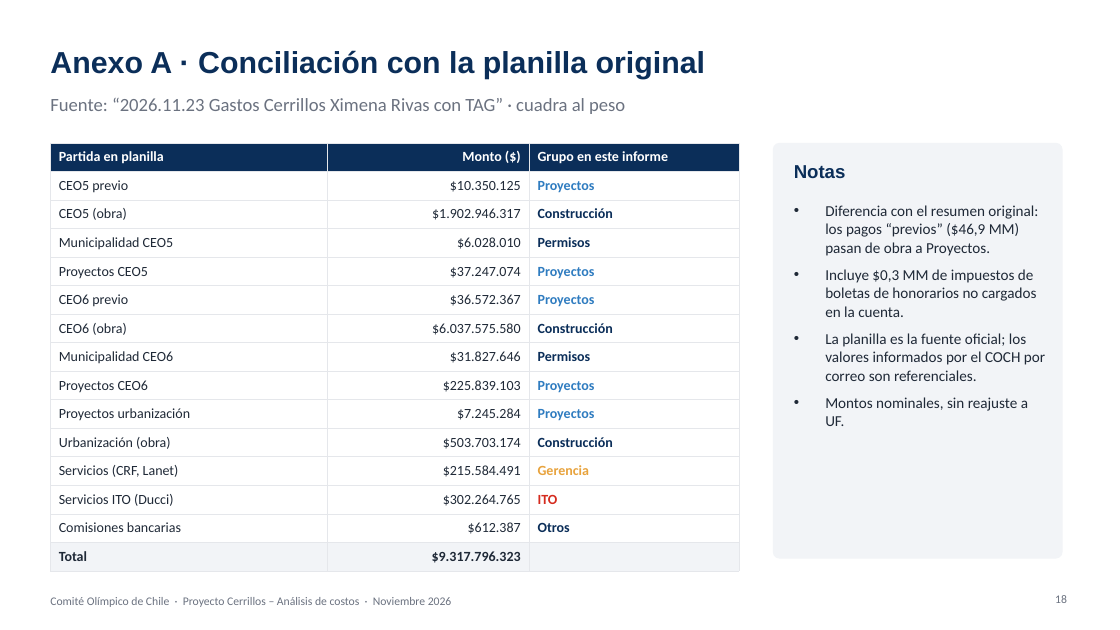
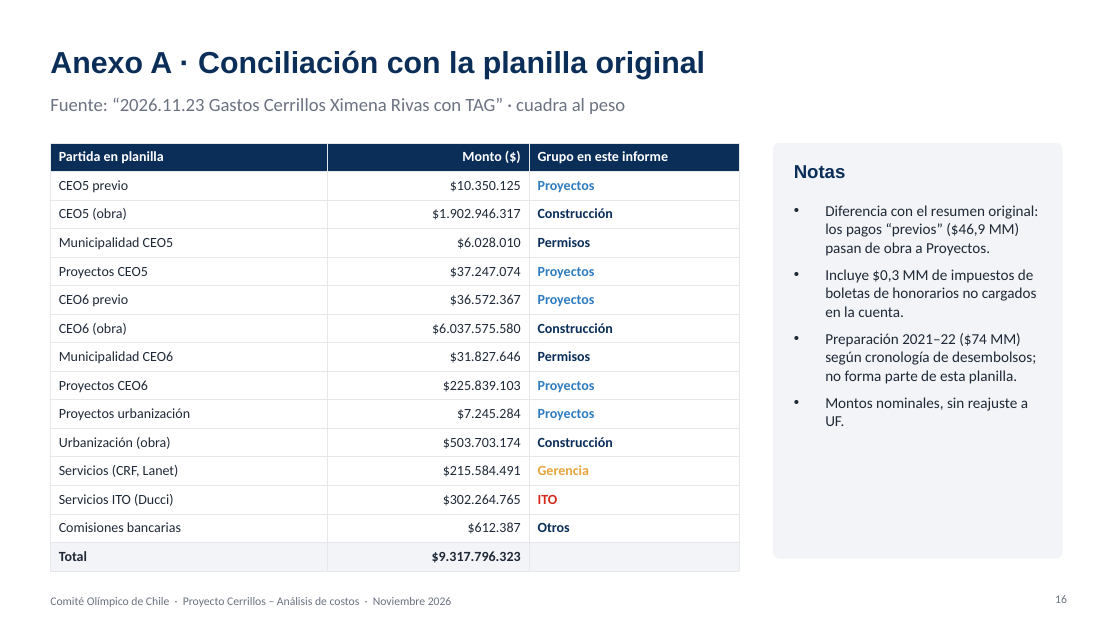
Before and after one commit to mmujicaa-prog/grit-test-app, a slide deck: slide 16 of entregables/Cerrillos_Aporte_COCH_IND.pptx (slide 18 before the commit). Drawn at 1120x630 pixels with LibreOffice and Linux fonts; fonts in the diff are those of the drawing; background and template pictures are left out. Boxes give left, top, right and bottom in pixels: in the first picture for what was removed or moved away, otherwise in the second. Text is boxed around its words. In the diff, an @@ line names an element or a change of style, - is before the commit and + after.

```diff
--- a/entregables/Cerrillos_Aporte_COCH_IND.pptx
+++ b/entregables/Cerrillos_Aporte_COCH_IND.pptx
@@ text at (825,333,1036,384): text changed @@
-• La planilla es la fuente oficial; los valores informados por el COCH por correo son referenciales.
+• Preparación 2021–22 ($74 MM) según cronología de desembolsos; no forma parte de esta planilla.
```
Also in this commit, not shown: 13 other slides changed, 2 slides removed, 1 other file.
